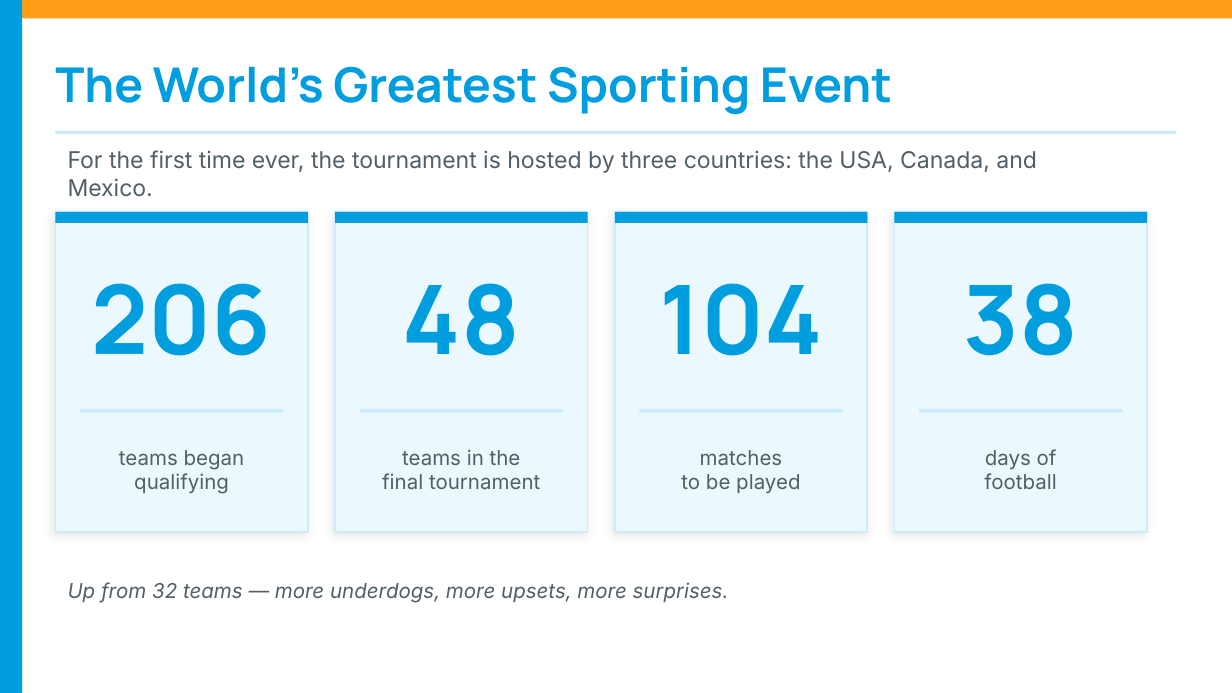
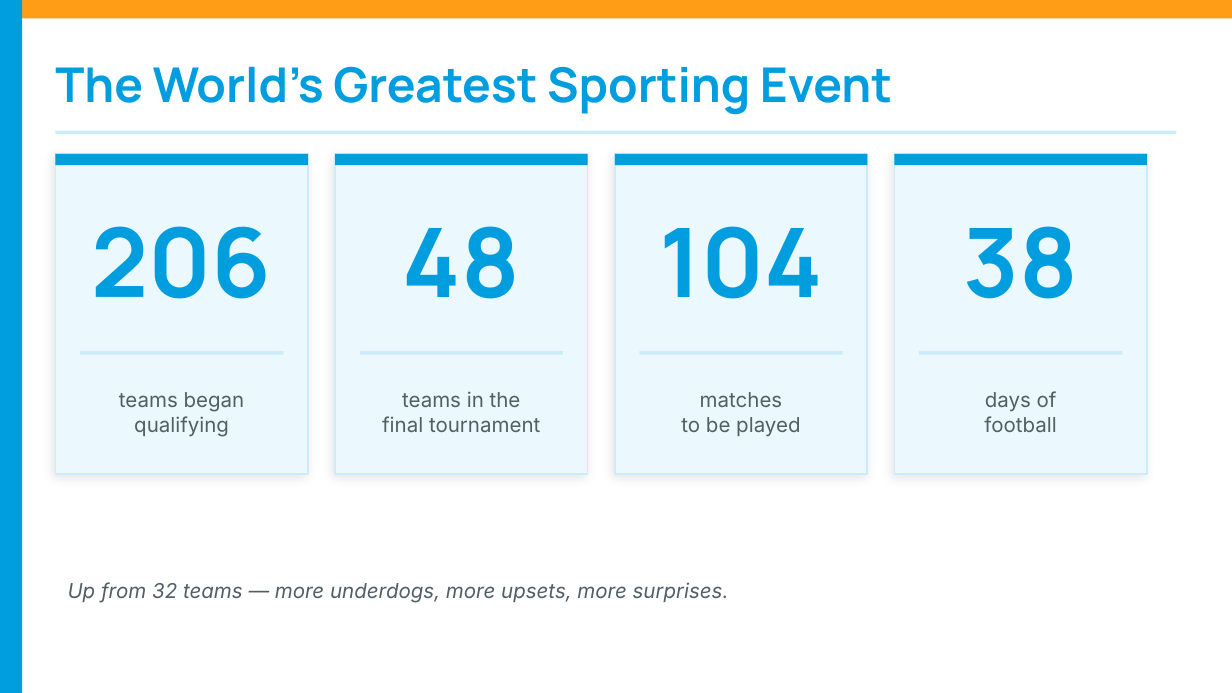
Before and after one commit to riteshwarade/wc26, a slide deck: slide 4 of WC2026_Pool_Intro.pptx (slide 2 before the commit). Drawn at 1232x693 pixels with LibreOffice and Linux fonts; fonts in the diff are those of the drawing. Boxes give left, top, right and bottom in pixels: in the first picture for what was removed or moved away, otherwise in the second. Text is boxed around its words. In the diff, an @@ line names an element or a change of style, - is before the commit and + after.

```diff
--- a/WC2026_Pool_Intro.pptx
+++ b/WC2026_Pool_Intro.pptx
@@ text removed at [68, 150, 1037, 196] @@
-For the first time ever, the tournament is hosted by three countries: the USA, Canada, and Mexico.
@@ 12 rectangles, 8 texts: place and size @@
-12 rectangles, 8 texts at [55, 212, 1147, 532]
+12 rectangles, 8 texts at [55, 154, 1147, 474]
```
Also in this commit, not shown: 3 other slides changed, 8 slides added, 2 slides removed, 4 other files.
